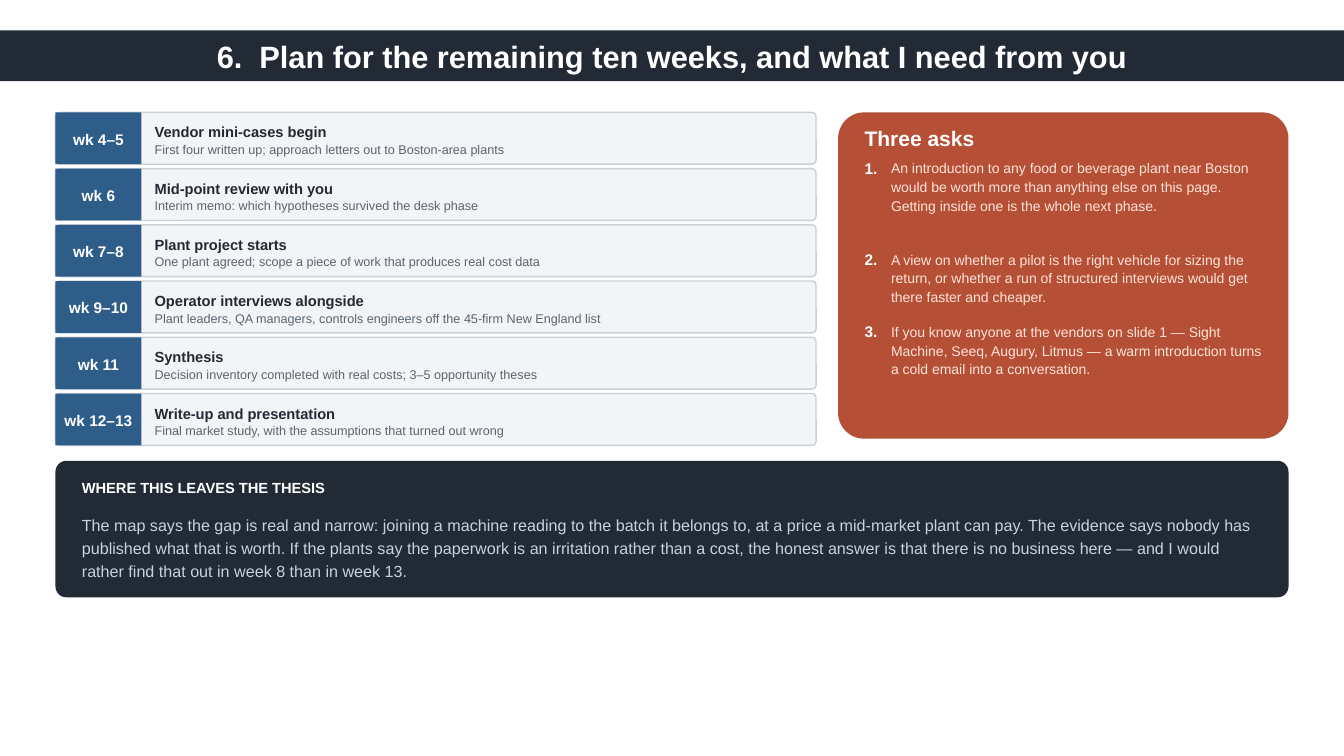
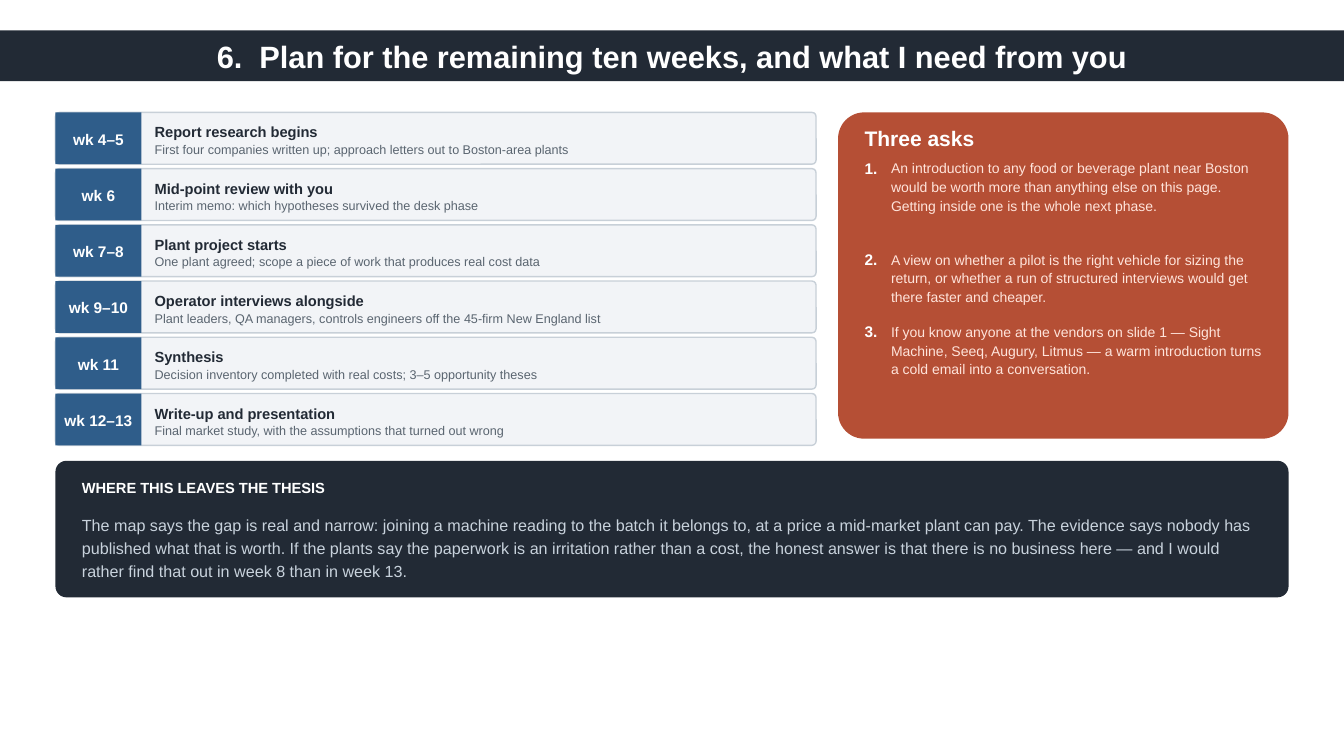
Before and after one commit to theamanmishra/Startup-Research, a slide deck: slide 7 of manu-data-layer/deck/ip-update-2026-09-28.pptx. Drawn at 1344x756 pixels with LibreOffice and Linux fonts; fonts in the diff are those of the drawing. Boxes give left, top, right and bottom in pixels: in the first picture for what was removed or moved away, otherwise in the second. Text is boxed around its words. In the diff, an @@ line names an element or a change of style, - is before the commit and + after.

```diff
--- a/manu-data-layer/deck/ip-update-2026-09-28.pptx
+++ b/manu-data-layer/deck/ip-update-2026-09-28.pptx
@@ text at box(155, 145, 569, 157): text changed @@
-First four written up; approach letters out to Boston-area plants
+First four companies written up; approach letters out to Boston-area plants
@@ text at box(155, 126, 318, 140): text changed @@
-Vendor mini-cases begin
+Report research begins
```
Also in this commit, not shown: 1 other slide changed, 1 other file.
